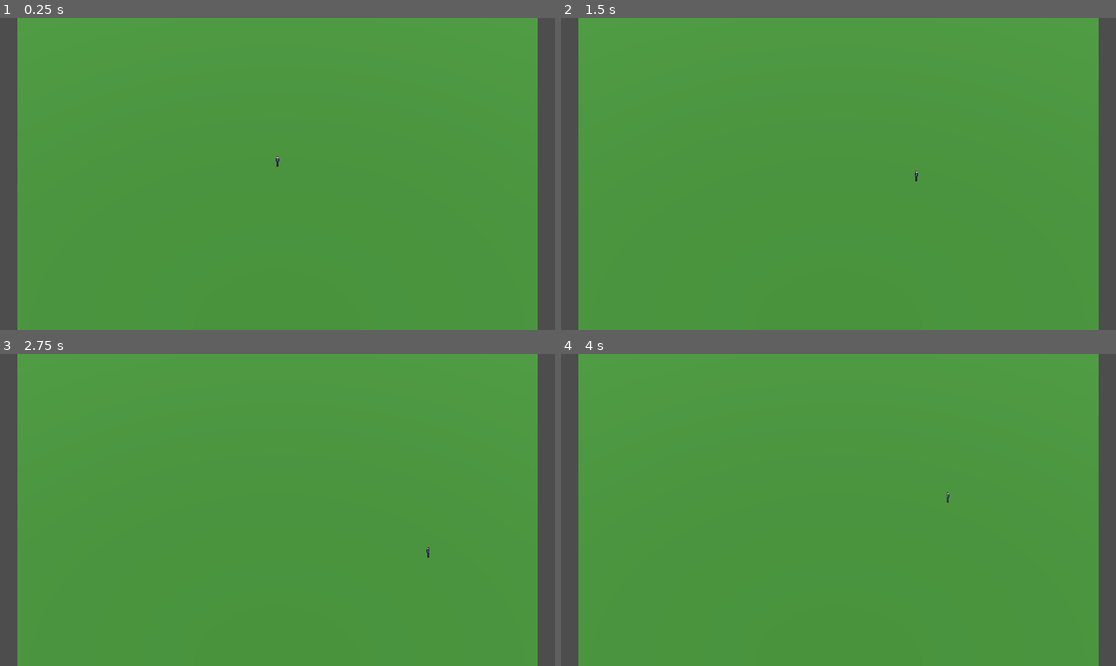
Above: before the commit, frames 1-4 (two rows, left to right).
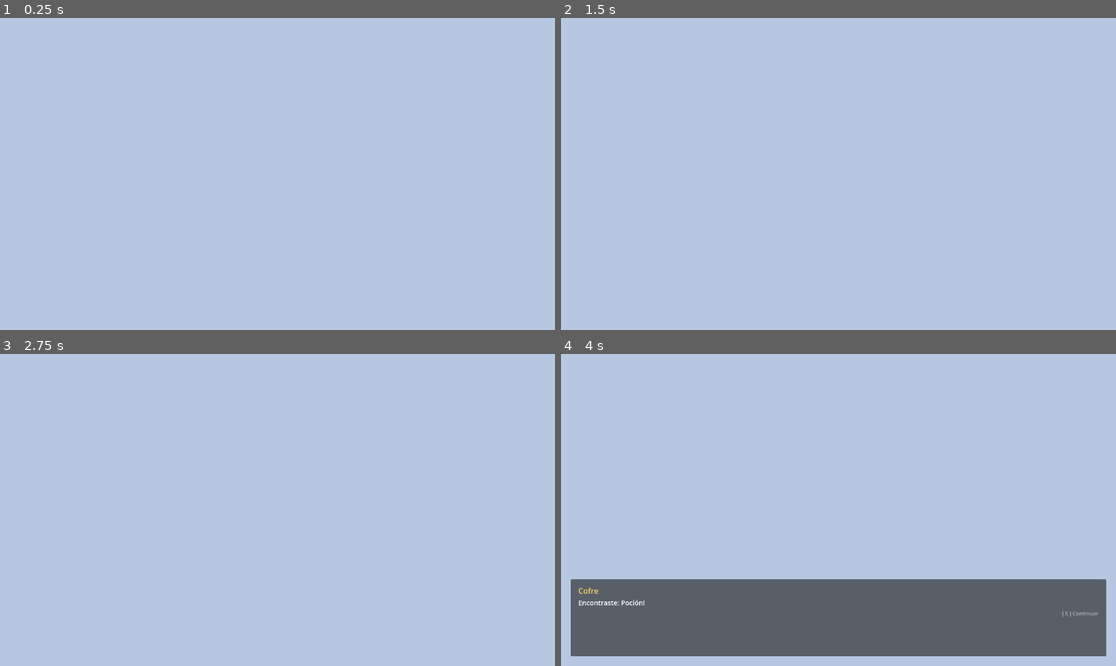
Above: after the commit, the same moments.

Repository: yonyx/artifice-rpg
Game: Godot game, scene res://scenes/maps/pueblo_01.tscn
Same seed, same stepped clock (60 frames per second), same inputs: the game is played once before the commit and once after it. Before the commit the project starts from res://scenes/maps/main.tscn.
Inputs:
- Up to frame 1 (0.25 s): no input
- Up to frame 2 (1.5 s): tap Enter at 0.5 s; hold D (move_right) 0.53-1.28 s; hold E (interact) 0.53-1.28 s; tap Space at 1.25 s; hold S (move_down) from 1.28 s (still down); tap E (interact) at 1.35 s
- Up to frame 3 (2.75 s): tap Enter at 2 s; release S (move_down) at 2.03 s; hold D (move_right) from 2.03 s (still down); hold E (interact) from 2.03 s (still down)
- Up to frame 4 (4 s): tap Space at 2.75 s; release D (move_right) at 2.78 s; release E (interact) at 2.78 s; hold W (move_up) 2.78-3.53 s; tap E (interact) at 2.85 s; hold A (move_left) from 3.53 s (still down); hold E (interact) from 3.53 s (still down)

The runs differ from the first frame. In frame 1, 100% of the frame differs, in the area x 0-100%, y 0-100%; in frame 2, 100%; in frame 3, 100%; in frame 4, 100%.

Commit message:
feat: prototipo 3 — Pueblo_01 con casas, arboles, NPC, cofre y salida
- pueblo_01.tscn: mapa completo con suelo, 3 casas, 6 arboles, 2 NPCs, cofre y zona de salida
- house.tscn / tree.tscn / chest.tscn: escenas reutilizables con colisiones
- camera_follow.gd: camara ortografica que sigue al jugador suavemente
- exit_zone.gd: zona de salida con cambio de escena o mensaje placeholder
- chest.gd: cofre interactuable con animacion de tapa y dialogo
- player.gd: añade grupo "player" para que la camara lo encuentre
- WorldEnvironment con niebla y luz ambiental azulada

Co-Authored-By: Claude Sonnet 4.6 <noreply@anthropic.com>

Diff:
--- a/project.godot
+++ b/project.godot
@@ -11,7 +11,7 @@
 [application]
 
 config/name="Artifice rpg"
-run/main_scene="res://scenes/maps/main.tscn"
+run/main_scene="res://scenes/maps/pueblo_01.tscn"
 config/features=PackedStringArray("4.6", "GL Compatibility")
 config/icon="res://icon.svg"
 
--- /dev/null
+++ b/scenes/maps/pueblo_01.tscn
@@ -0,0 +1,113 @@
+[gd_scene load_steps=13 format=3]
+
+[ext_resource type="PackedScene" path="res://scenes/player/player.tscn" id="1_player"]
+[ext_resource type="PackedScene" path="res://scenes/npcs/npc.tscn" id="2_npc"]
+[ext_resource type="PackedScene" path="res://scenes/ui/dialogue_box.tscn" id="3_ui"]
+[ext_resource type="PackedScene" path="res://scenes/objects/house.tscn" id="4_house"]
+[ext_resource type="PackedScene" path="res://scenes/objects/tree.tscn" id="5_tree"]
+[ext_resource type="PackedScene" path="res://scenes/objects/chest.tscn" id="6_chest"]
+[ext_resource type="Script" path="res://scripts/player/camera_follow.gd" id="7_cam"]
+[ext_resource type="Script" path="res://scripts/objects/exit_zone.gd" id="8_exit"]
+
+[sub_resource type="StandardMaterial3D" id="Mat_ground"]
+albedo_color = Color(0.42, 0.38, 0.28, 1)
+
+[sub_resource type="BoxMesh" id="BoxMesh_ground"]
+material = SubResource("Mat_ground")
+size = Vector3(32.0, 0.2, 32.0)
+
+[sub_resource type="BoxShape3D" id="BoxShape_ground"]
+size = Vector3(32.0, 0.2, 32.0)
+
+[sub_resource type="Environment" id="Env_1"]
+background_mode = 1
+background_color = Color(0.38, 0.52, 0.72, 1)
+ambient_light_source = 2
+ambient_light_color = Color(0.5, 0.55, 0.7, 1)
+ambient_light_energy = 0.4
+fog_enabled = true
+fog_light_color = Color(0.72, 0.78, 0.88, 1)
+fog_density = 0.025
+
+[sub_resource type="CylinderShape3D" id="CylinderShape_exit"]
+radius = 2.0
+height = 0.2
+
+[node name="Pueblo_01" type="Node3D"]
+
+[node name="WorldEnvironment" type="WorldEnvironment" parent="."]
+environment = SubResource("Env_1")
+
+[node name="DirectionalLight3D" type="DirectionalLight3D" parent="."]
+transform = Transform3D(1, 0, 0, 0, 0.707, -0.707, 0, 0.707, 0.707, 4, 12, 6)
+light_color = Color(1, 0.94, 0.8, 1)
+light_energy = 1.4
+shadow_enabled = true
+
+[node name="Camera3D" type="Camera3D" parent="."]
+transform = Transform3D(1, 0, 0, 0, 0.707, -0.707, 0, 0.707, 0.707, 0, 8, 8)
+projection = 1
+size = 12.0
+script = ExtResource("7_cam")
+
+[node name="Ground" type="StaticBody3D" parent="."]
+
+[node name="GroundMesh" type="MeshInstance3D" parent="Ground"]
+mesh = SubResource("BoxMesh_ground")
+
+[node name="GroundCollision" type="CollisionShape3D" parent="Ground"]
+shape = SubResource("BoxShape_ground")
+
+[node name="Casas" type="Node3D" parent="."]
+
+[node name="Casa_01" parent="Casas" instance=ExtResource("4_house")]
+transform = Transform3D(1, 0, 0, 0, 1, 0, 0, 0, 1, -6, 0.1, -5)
+
+[node name="Casa_02" parent="Casas" instance=ExtResource("4_house")]
+transform = Transform3D(1, 0, 0, 0, 1, 0, 0, 0, 1, 6, 0.1, -5)
+
+[node name="Casa_03" parent="Casas" instance=ExtResource("4_house")]
+transform = Transform3D(1, 0, 0, 0, 1, 0, 0, 0, 1, 0, 0.1, -10)
+
+[node name="Arboles" type="Node3D" parent="."]
+
+[node name="Arbol_01" parent="Arboles" instance=ExtResource("5_tree")]
+transform = Transform3D(1, 0, 0, 0, 1, 0, 0, 0, 1, -10, 0.1, -2)
+
+[node name="Arbol_02" parent="Arboles" instance=ExtResource("5_tree")]
+transform = Transform3D(1, 0, 0, 0, 1, 0, 0, 0, 1, 10, 0.1, -2)
+
+[node name="Arbol_03" parent="Arboles" instance=ExtResource("5_tree")]
+transform = Transform3D(1, 0, 0, 0, 1, 0, 0, 0, 1, -11, 0.1, -8)
+
+[node name="Arbol_04" parent="Arboles" instance=ExtResource("5_tree")]
+transform = Transform3D(1, 0, 0, 0, 1, 0, 0, 0, 1, 11, 0.1, -8)
+
+[node name="Arbol_05" parent="Arboles" instance=ExtResource("5_tree")]
+transform = Transform3D(1, 0, 0, 0, 1, 0, 0, 0, 1, -4, 0.1, 8)
+
+[node name="Arbol_06" parent="Arboles" instance=ExtResource("5_tree")]
+transform = Transform3D(1, 0, 0, 0, 1, 0, 0, 0, 1, 4, 0.1, 8)
+
+[node name="NPCs" type="Node3D" parent="."]
+
+[node name="NPC_Aldeano" parent="NPCs" instance=ExtResource("2_npc")]
+transform = Transform3D(1, 0, 0, 0, 1, 0, 0, 0, 1, -2, 0.2, 2)
+
+[node name="NPC_Viejo" parent="NPCs" instance=ExtResource("2_npc")]
+transform = Transform3D(1, 0, 0, 0, 1, 0, 0, 0, 1, 4, 0.2, -2)
+
+[node name="Cofre" parent="." instance=ExtResource("6_chest")]
+transform = Transform3D(1, 0, 0, 0, 1, 0, 0, 0, 1, 5, 0.2, 2)
+
+[node name="SalidaBosque" type="Area3D" parent="."]
+transform = Transform3D(1, 0, 0, 0, 1, 0, 0, 0, 1, 0, 0.1, 12)
+script = ExtResource("8_exit")
+
+[node name="CollisionShape3D" type="CollisionShape3D" parent="SalidaBosque"]
+shape = SubResource("CylinderShape_exit")
+
+[node name="Player" parent="." instance=ExtResource("1_player")]
+transform = Transform3D(1, 0, 0, 0, 1, 0, 0, 0, 1, 0, 0.2, 0)
+
+[node name="DialogueBox" parent="." instance=ExtResource("3_ui")]
--- a/scenes/npcs/npc.tscn
+++ b/scenes/npcs/npc.tscn
@@ -1,21 +1,22 @@
-[gd_scene load_steps=3 format=3]
+[gd_scene format=3 uid="uid://cvtgcif224law"]
 
-[ext_resource type="Script" path="res://scripts/npcs/npc.gd" id="1_npc"]
+[ext_resource type="Script" uid="uid://bmsirwnxx4ks" path="res://scripts/npcs/npc.gd" id="1_npc"]
+[ext_resource type="Texture2D" uid="uid://wt6qs67rpupg" path="res://assets/sprites/characters/npc_aldeano.png" id="2_m5fb5"]
 
 [sub_resource type="CylinderShape3D" id="CylinderShape3D_1"]
+height = 0.2
 radius = 1.8
-height = 0.2
 
-[node name="NPC" type="Node3D"]
+[node name="NPC" type="Node3D" unique_id=678989607]
 script = ExtResource("1_npc")
 
-[node name="Sprite3D" type="Sprite3D" parent="."]
-position = Vector3(0, 0.6, 0)
-pixel_size = 0.01
+[node name="Sprite3D" type="Sprite3D" parent="." unique_id=2067785256]
+transform = Transform3D(1, 0, 0, 0, 1, 0, 0, 0, 1, 0, 0.6, 0)
 billboard = 1
+texture = ExtResource("2_m5fb5")
 
-[node name="InteractionArea" type="Area3D" parent="."]
+[node name="InteractionArea" type="Area3D" parent="." unique_id=256363969]
 
-[node name="CollisionShape3D" type="CollisionShape3D" parent="InteractionArea"]
-position = Vector3(0, 0.05, 0)
+[node name="CollisionShape3D" type="CollisionShape3D" parent="InteractionArea" unique_id=1379021280]
+transform = Transform3D(1, 0, 0, 0, 1, 0, 0, 0, 1, 0, 0.05, 0)
 shape = SubResource("CylinderShape3D_1")
--- /dev/null
+++ b/scenes/objects/chest.tscn
@@ -0,0 +1,37 @@
+[gd_scene load_steps=6 format=3]
+
+[ext_resource type="Script" path="res://scripts/objects/chest.gd" id="1_chest"]
+
+[sub_resource type="StandardMaterial3D" id="Mat_body"]
+albedo_color = Color(0.55, 0.38, 0.18, 1)
+
+[sub_resource type="StandardMaterial3D" id="Mat_lid"]
+albedo_color = Color(0.7, 0.55, 0.2, 1)
+
+[sub_resource type="BoxMesh" id="BoxMesh_body"]
+material = SubResource("Mat_body")
+size = Vector3(0.7, 0.35, 0.45)
+
+[sub_resource type="BoxMesh" id="BoxMesh_lid"]
+material = SubResource("Mat_lid")
+size = Vector3(0.72, 0.2, 0.47)
+
+[sub_resource type="CylinderShape3D" id="CylinderShape_area"]
+radius = 1.2
+height = 0.1
+
+[node name="Chest" type="Node3D"]
+script = ExtResource("1_chest")
+
+[node name="Body" type="MeshInstance3D" parent="."]
+position = Vector3(0, 0.175, 0)
+mesh = SubResource("BoxMesh_body")
+
+[node name="Lid" type="MeshInstance3D" parent="."]
+position = Vector3(0, 0.45, -0.12)
+mesh = SubResource("BoxMesh_lid")
+
+[node name="InteractionArea" type="Area3D" parent="."]
+
+[node name="CollisionShape3D" type="CollisionShape3D" parent="InteractionArea"]
+shape = SubResource("CylinderShape_area")
--- /dev/null
+++ b/scenes/objects/house.tscn
@@ -0,0 +1,39 @@
+[gd_scene load_steps=7 format=3]
+
+[sub_resource type="StandardMaterial3D" id="Mat_walls"]
+albedo_color = Color(0.85, 0.78, 0.62, 1)
+
+[sub_resource type="StandardMaterial3D" id="Mat_roof"]
+albedo_color = Color(0.55, 0.25, 0.18, 1)
+
+[sub_resource type="BoxMesh" id="BoxMesh_walls"]
+material = SubResource("Mat_walls")
+size = Vector3(4.0, 2.5, 4.0)
+
+[sub_resource type="BoxMesh" id="BoxMesh_roof"]
+material = SubResource("Mat_roof")
+size = Vector3(4.6, 0.6, 4.6)
+
+[sub_resource type="BoxShape3D" id="BoxShape_walls"]
+size = Vector3(4.0, 2.5, 4.0)
+
+[sub_resource type="BoxShape3D" id="BoxShape_roof"]
+size = Vector3(4.6, 0.6, 4.6)
+
+[node name="House" type="StaticBody3D"]
+
+[node name="WallsMesh" type="MeshInstance3D" parent="."]
+position = Vector3(0, 1.25, 0)
+mesh = SubResource("BoxMesh_walls")
+
+[node name="RoofMesh" type="MeshInstance3D" parent="."]
+position = Vector3(0, 2.8, 0)
+mesh = SubResource("BoxMesh_roof")
+
+[node name="WallsCollision" type="CollisionShape3D" parent="."]
+position = Vector3(0, 1.25, 0)
+shape = SubResource("BoxShape_walls")
+
+[node name="RoofCollision" type="CollisionShape3D" parent="."]
+position = Vector3(0, 2.8, 0)
+shape = SubResource("BoxShape_roof")
--- /dev/null
+++ b/scenes/objects/tree.tscn
@@ -0,0 +1,36 @@
+[gd_scene load_steps=6 format=3]
+
+[sub_resource type="StandardMaterial3D" id="Mat_trunk"]
+albedo_color = Color(0.4, 0.28, 0.15, 1)
+
+[sub_resource type="StandardMaterial3D" id="Mat_canopy"]
+albedo_color = Color(0.18, 0.48, 0.18, 1)
+
+[sub_resource type="CylinderMesh" id="CylinderMesh_trunk"]
+material = SubResource("Mat_trunk")
+top_radius = 0.2
+bottom_radius = 0.25
+height = 1.6
+
+[sub_resource type="SphereMesh" id="SphereMesh_canopy"]
+material = SubResource("Mat_canopy")
+radius = 1.1
+height = 2.2
+
+[sub_resource type="CylinderShape3D" id="CylinderShape_trunk"]
+radius = 0.25
+height = 1.6
+
+[node name="Tree" type="StaticBody3D"]
+
+[node name="TrunkMesh" type="MeshInstance3D" parent="."]
+position = Vector3(0, 0.8, 0)
+mesh = SubResource("CylinderMesh_trunk")
+
+[node name="CanopyMesh" type="MeshInstance3D" parent="."]
+position = Vector3(0, 2.5, 0)
+mesh = SubResource("SphereMesh_canopy")
+
+[node name="TrunkCollision" type="CollisionShape3D" parent="."]
+position = Vector3(0, 0.8, 0)
+shape = SubResource("CylinderShape_trunk")
--- /dev/null
+++ b/scripts/objects/chest.gd
@@ -0,0 +1,29 @@
+extends Node3D
+
+@export var items: Array[String] = ["Poción"]
+@export var opened: bool = false
+
+var _player_nearby: bool = false
+
+
+func _ready() -> void:
+	$InteractionArea.body_entered.connect(_on_body_entered)
+	$InteractionArea.body_exited.connect(_on_body_exited)
+
+
+func _unhandled_input(event: InputEvent) -> void:
+	if event.is_action_pressed("interact") and _player_nearby and not opened:
+		opened = true
+		$Lid.rotation_degrees.x = -80
+		var contenido := ", ".join(items)
+		DialogueManager.start(["Encontraste: " + contenido + "!"], "Cofre")
+
+
+func _on_body_entered(body: Node3D) -> void:
+	if body is Player:
+		_player_nearby = true
+
+
+func _on_body_exited(body: Node3D) -> void:
+	if body is Player:
+		_player_nearby = false
--- /dev/null
+++ b/scripts/objects/exit_zone.gd
@@ -0,0 +1,17 @@
+extends Area3D
+
+## Zona de salida. Cambia de escena al contacto con el jugador.
+@export var next_scene: String = ""
+
+
+func _ready() -> void:
+	body_entered.connect(_on_body_entered)
+
+
+func _on_body_entered(body: Node3D) -> void:
+	if not body is Player:
+		return
+	if next_scene != "":
+		get_tree().change_scene_to_file(next_scene)
+	else:
+		DialogueManager.start(["[Salida al Bosque — Próximamente]"], "Sistema")
--- /dev/null
+++ b/scripts/player/camera_follow.gd
@@ -0,0 +1,22 @@
+extends Camera3D
+
+## Camara que sigue al jugador suavemente manteniendo un offset fijo.
+
+const OFFSET := Vector3(0, 8, 8)
+const SPEED  := 8.0
+
+var _target: Node3D
+
+
+func _ready() -> void:
+	var players := get_tree().get_nodes_in_group("player")
+	if players.size() > 0:
+		_target = players[0]
+		global_position = _target.global_position + OFFSET
+
+
+func _process(delta: float) -> void:
+	if not _target:
+		return
+	var goal := _target.global_position + OFFSET
+	global_position = global_position.lerp(goal, SPEED * delta)
--- a/scripts/player/player.gd
+++ b/scripts/player/player.gd
@@ -16,6 +16,7 @@
 
 
 func _ready() -> void:
+	add_to_group("player")
 	_set_sprite(_last_dir)
 
 
Not shown, changed: .claude/settings.local.json
Not shown, added: assets/sprites/characters/npc_aldeano.png.import
Not shown, changed: documentacion/Artifice_rpg_game.docx
Not shown, added: documentacion/~WRL3338.tmp
